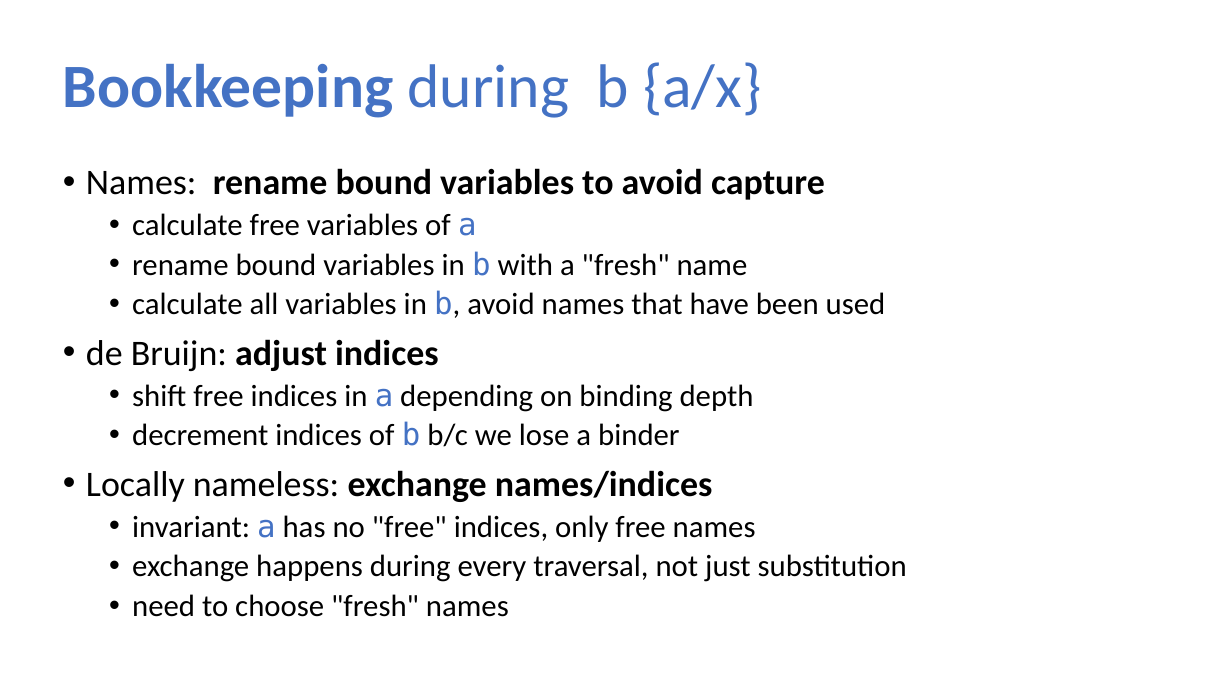
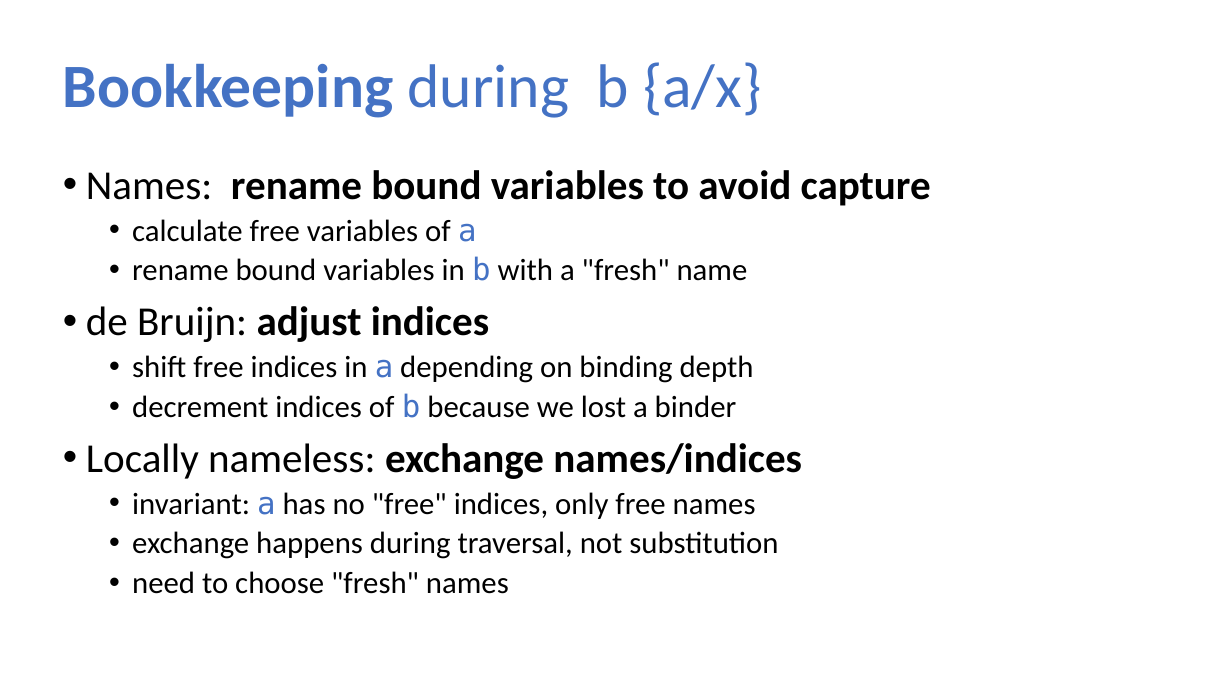
Before and after one commit to sweirich/lambda-n-ways, a slide deck: slide 11 of ifl-2021.pptx. Drawn at 1232x693 pixels with LibreOffice and Linux fonts; fonts in the diff are those of the drawing. Boxes give left, top, right and bottom in pixels: in the first picture for what was removed or moved away, otherwise in the second. Text is boxed around its words. In the diff, an @@ line names an element or a change of style, - is before the commit and + after.

```diff
--- a/ifl-2021.pptx
+++ b/ifl-2021.pptx
@@ text at (86, 170, 931, 479): size 21 to 24 pt in "Names: rename bound variables to avoid capture", "de Bruijn: adjust indices", "Locally nameless: exchange names/indices" @@
@@ text at (132, 290, 886, 318): paragraph removed @@
-  • calculate all variables in b, avoid names that have been used
@@ text at (132, 393, 737, 418): text changed @@
-  • decrement indices of b b/c we lose a binder
+  • decrement indices of b because we lost a binder
@@ text at (132, 531, 778, 559): text changed @@
-  • exchange happens during every traversal, not just substitution
+  • exchange happens during traversal, not substitution
```
Also in this commit, not shown: 10 other slides changed, 10 other files.
